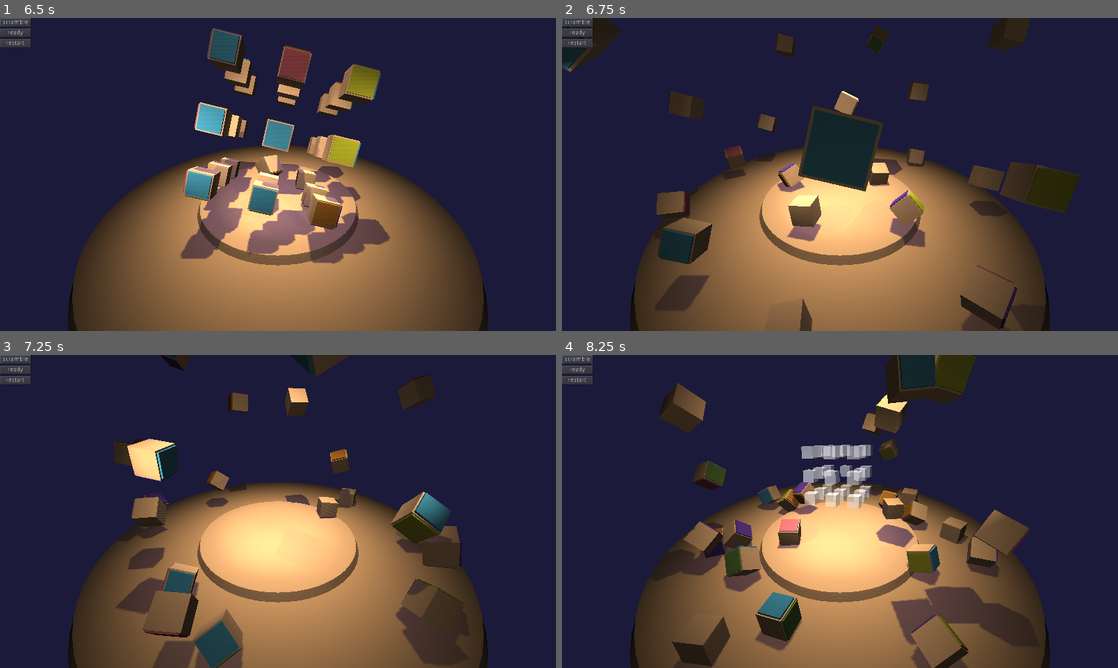
Above: before the commit, frames 1-4 (two rows, left to right).
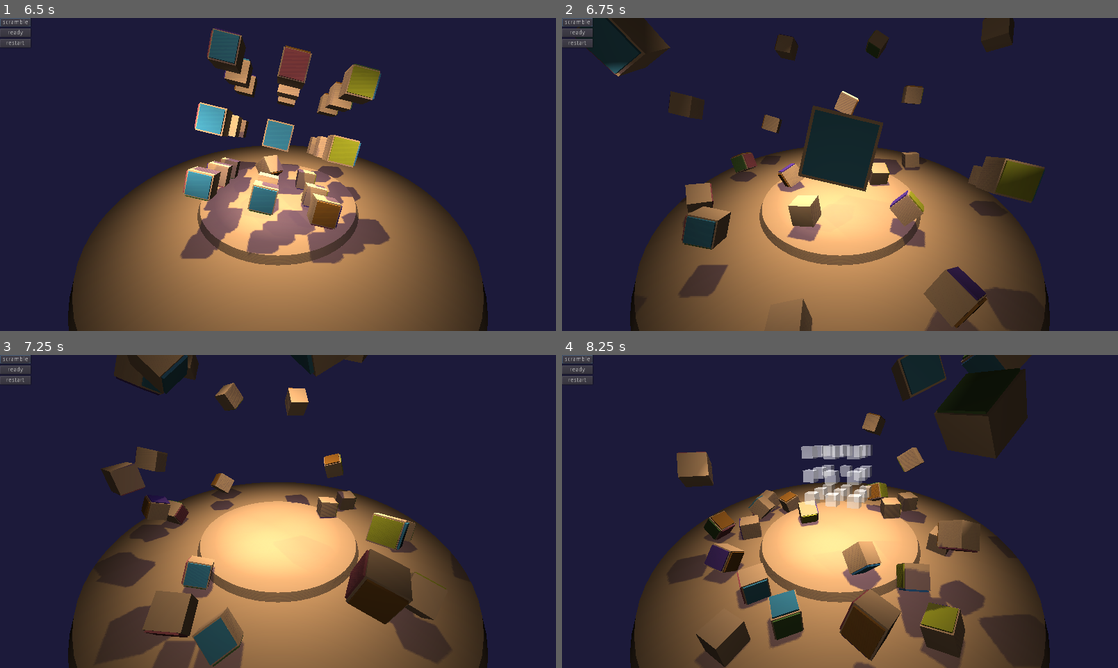
Above: after the commit, the same moments.

Repository: bitwise-aiden/gwj53
Game: Godot game, scene res://source/game/game.tscn
Two runs of this game, one before a commit and one after it. Both use one fixed random seed, a clock stepped at 60 frames per second and the inputs below.
Inputs (mouse positions are in pixels of both pictures, inside the frame that each line leads up to):
- Up to frame 1 (6.5 s): click "ready" at 0.5 s; click "ready" at 1.25 s; click "restart" at 2 s; click "restart" at 2.75 s; click "restart" at 3.5 s; click "scramble" at 4.25 s; tap Enter at 5, 5.85 s; move the mouse to (400, 158) at 5.02 s; hold D (rotate_right) 5.03-5.78 s; tap R (rotate_part) at 5.1 s; click (400, 158) at 5.17 s; move the mouse to (166, 190) at 5.77 s; hold S (rotate_backward) from 5.78 s (still down)
- Up to frame 2 (6.75 s): move the mouse to (895, 105) at 6.52 s; release S (rotate_backward) at 6.53 s; hold D (rotate_right) from 6.53 s (still down); tap R (rotate_part) at 6.6 s
- Up to frame 3 (7.25 s): keep holding D (rotate_right)
- Up to frame 4 (8.25 s): move the mouse to (812, 574) at 7.27 s; release D (rotate_right) at 7.28 s; hold W (rotate_forward) 7.28-8.03 s; tap Enter at 7.35 s; click (812, 574) at 7.42 s; move the mouse to (1006, 558) at 8.02 s; hold A (rotate_left) from 8.03 s (still down); tap R (rotate_part) at 8.1 s

Frame 1 is identical in both runs. In frame 2, 9.2% of the frame differs, in the area x 0-94%, y 0-100%; in frame 3, 14%; in frame 4, 22%, in the area x 17-85%, y 0-100%.

Commit message:
Fixing some bugs

Diff:
--- a/source/game/cube/cube.gd
+++ b/source/game/cube/cube.gd
@@ -27,6 +27,7 @@
 onready var __parts_container: Spatial = $parts_container
 
 var __centres: Array = []
+var __initial_transforms: Array = []
 var __rotating: bool = false
 
 
@@ -37,6 +38,8 @@
 		var centre = part.get_child(0)
 		centre.scale = Vector3.ZERO
 		__centres.append(centre)
+
+		__initial_transforms.append(part.transform)
 
 
 # Public methods
@@ -85,6 +88,11 @@
 	__rotating = false
 
 
+func reset_parts() -> void:
+	for i in parts.size():
+		parts[i].transform = __initial_transforms[i]
+
+
 func show_guide(show: bool, duration: float = 0.5, delay: float = 0.0) -> void:
 	if delay:
 		yield(get_tree().create_timer(delay), "timeout")
--- a/source/game/game.tscn
+++ b/source/game/game.tscn
@@ -118,7 +118,7 @@
 bounce = 0.1
 
 [sub_resource type="BoxShape" id=27]
-extents = Vector3( 1, 10, 3 )
+extents = Vector3( 2, 10, 3 )
 
 [sub_resource type="BoxShape" id=30]
 extents = Vector3( 1, 10, 8 )
--- a/source/game/state/state_complete.gd
+++ b/source/game/state/state_complete.gd
@@ -3,17 +3,13 @@
 
 # Private variables
 
-var __celebrating: bool = true
+var __celebrating: bool = false
 
 
 # Lifecycle methods
 
 func _init(tree: SceneTree, cube: Cube).(tree, cube):
-	yield(_tree.create_timer(1.0), "timeout")
-
-	_cube.show_guide(false)
-
-	__celebrating = false
+	pass
 
 
 # Public methods
--- a/source/game/state/state_explode.gd
+++ b/source/game/state/state_explode.gd
@@ -52,6 +52,7 @@
 		var direction: Vector3 = rigid_body.global_translation - origin
 		rigid_body.apply_impulse(rigid_body.global_translation, direction * 1000.0)
 
+	_cube.reset_parts()
 	_cube.show_guide(true, 0.5, 1.0)
 
 	Event.emit_signal("cube_exploded")
--- a/source/game/state/state_reset.gd
+++ b/source/game/state/state_reset.gd
@@ -35,6 +35,8 @@
 # Private methods
 
 func __reset() -> void:
+	_cube.show_guide(false)
+
 	var tween: SceneTreeTween = _tree.create_tween().set_parallel()
 
 	var parts: Array	= _cube.parts.duplicate()
@@ -49,11 +51,16 @@
 
 		var part_translation: Vector3 = part_mesh.global_translation
 		var parent = part_mesh.get_parent()
-		part_mesh.get_parent().remove_child(part_mesh)
+		parent.remove_child(part_mesh)
 		body.add_child(part_mesh)
 		part_mesh.global_translation = part_translation
 
 		if parent is RigidBody:
+			var part_collider: CollisionShape = parent.get_child(0)
+			parent.remove_child(part_collider)
+			parts[i].add_child(part_collider)
+			part_collider.transform = Transform.IDENTITY
+
 			parent.queue_free()
 
 		var dest_translation = Vector3(
@@ -113,6 +120,7 @@
 		)
 
 	yield(tween, "finished")
+	yield(_tree.create_timer(1.0), "timeout")
 
 	for part in parts:
 		part.get_child(1).transform = Transform.IDENTITY
